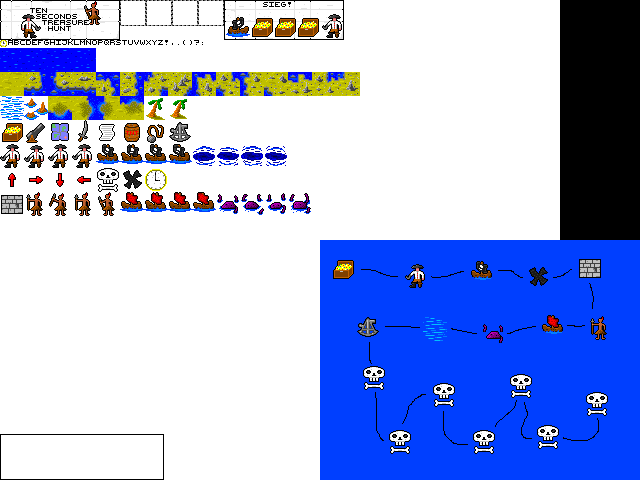
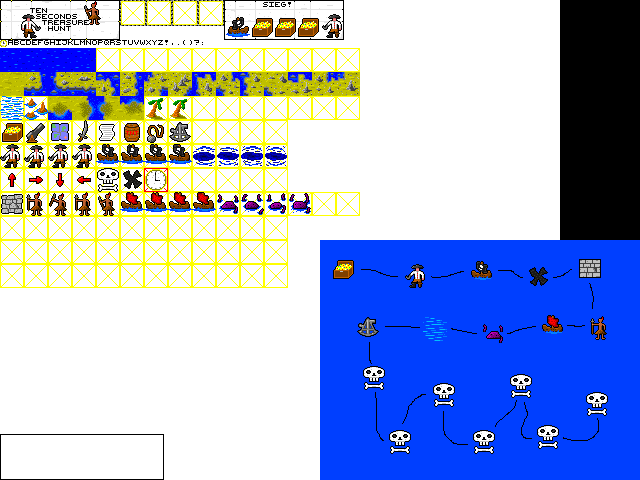
Comparing the layer stacks of the two 640×480 images. Changes:
painted on "content" over left=1, top=194, right=23, bottom=214
showed "Grid" over left=0, top=0, right=360, bottom=288
